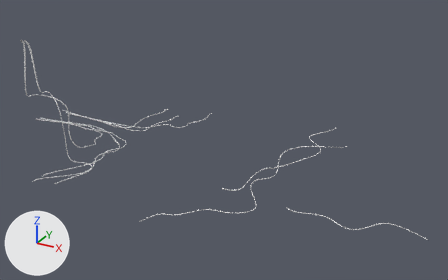
Renders of the FBX model GJL Jam 2022/Assets/Models/Environment/Veins.fbx from each side of a commit.
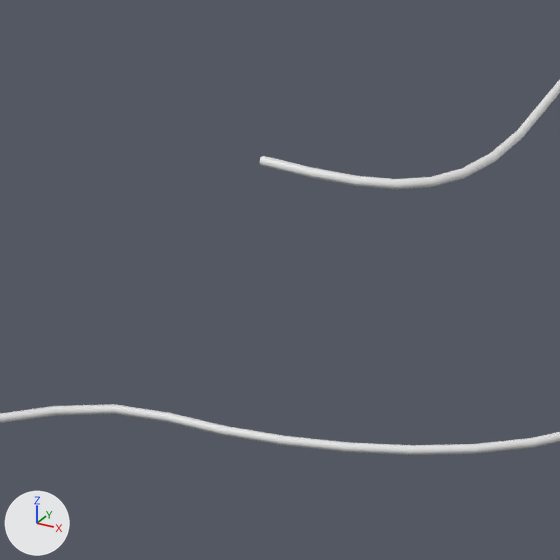
The first picture shows the older version from a 50 mm lens placed at (55.2, -101.7, 13.3), pointed at (1.4, -3.9, -35.7). The close-ups show both versions on the part from 45% to 55% of the width and 62% to 79% of the height of that picture; other places that the commit changed are outside them. The axes (+X, +Y, +Z) are drawn at lower left. The lights are the same throughout. Where no turn or scale is listed for an object, it has been applied to the vertices.

Before the edit, the objects in view are built like this:
```python
me_beziercurve = bpy.data.meshes.new('BezierCurve')
me_beziercurve.from_pydata(...)  # 330 vertices, 324 faces; spans x 0.7..21.4, y -1.5..44.6, z -0.1..0.1
me_beziercurve.materials.append(mat_veins)  # white #e7e7e7
me_beziercurve_030 = bpy.data.meshes.new('BezierCurve.030')
me_beziercurve_030.from_pydata(...)  # 342 vertices, 336 faces; spans x 7.2..17.4, y 15.4..53.4, z -0.2..0.2
me_beziercurve_030.materials.append(mat_veins)  # white #e7e7e7
ob_beziercurve = bpy.data.objects.new('BezierCurve', me_beziercurve)
ob_beziercurve.location = (-1.22, -28.39, -40.98)
ob_beziercurve_001 = bpy.data.objects.new('BezierCurve.001', me_beziercurve_030)
ob_beziercurve_001.location = (-1.22, -28.39, -40.98)
```
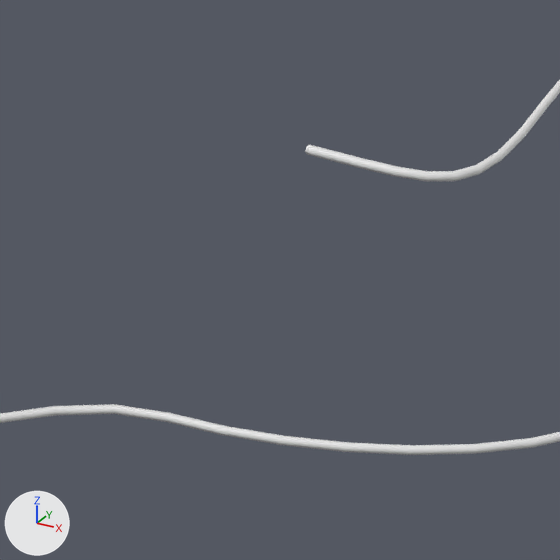
The change, as JSON lines over the scene's bpy script:
```json
{"block": "me_beziercurve_030", "where": "me_beziercurve_030.from_pydata(...)  # 342 vertices, 336 faces; spans x 7.2..17.4, y 15.4..53.4, z -0.2..0.2"}
{"block": "me_beziercurve_030", "where": "# used by ob_beziercurve_001; location = (-1.22, -28.39, -40.98)"}
{"block": "me_beziercurve_030", "change": "me_beziercurve_030 part 1: all 42 vertices in x 7.2..10.4, y 15.4..17.4, z -0.2..0.1 are multiplied about their middle by the matrix ((0.952, -0.129, 0.036), (-0.072, 0.804, 0.04), (0.0, 0.0, 1.0)), then moved by (0.3, 0.4, 0.0)"}
```

Pixel boxes (x1, y1, x2, y2) of what changed, in the close-ups (560 x 560 px; the box of a moved part takes in the faces that stretch with it):
```json
{"object": "BezierCurve.001", "change": "reshaped", "before": [259, 79, 560, 189], "after": [305, 79, 560, 181]}
{"part": 1, "of": "me_beziercurve_030", "change": "moved or reshaped", "before": [259, 130, 524, 189], "after": [305, 130, 526, 181]}
```
